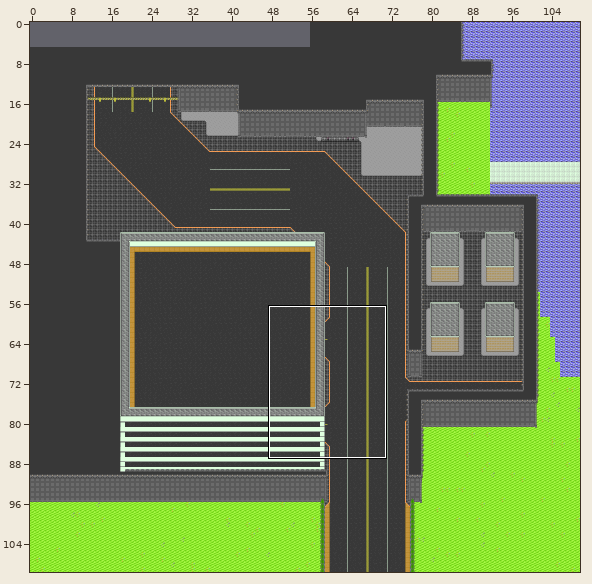
Tiled map -- Assets/Graphics/Maps/SpacePort/SpaceElevatorBase.tmx. The first picture is a wide view before the edit; the outline marks the close-up.
Close-up. Earlier state:
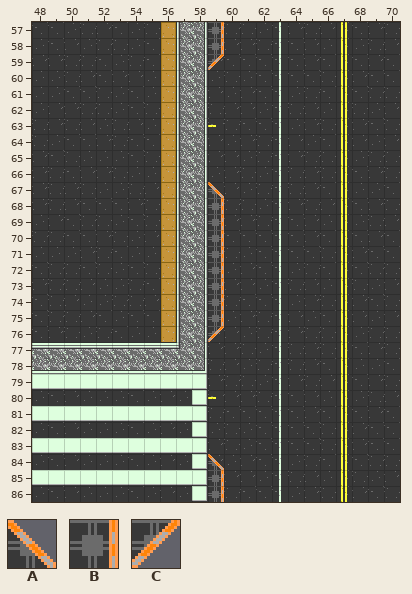
Cells are 16x16 px. Shown: x 48..70, y 57..86. The commit also changed other parts of the map, which this record leaves out.
Key: from "SpaceElevatorIndustrial": A 2, B 18, C 34.
_ is an empty cell.
Layers that did not change in this view are not listed.
Layer "Graphics/Ground/SpaceElevatorFloors" before, first column x 48:
57 ___________B___________
58 ___________B___________
59 ___________C___________
60 _______________________
61 _______________________
62 _______________________
63 _______________________
64 _______________________
65 _______________________
66 _______________________
67 ___________A___________
68 ___________B___________
69 ___________B___________
70 ___________B___________
71 ___________B___________
72 ___________B___________
73 ___________B___________
74 ___________B___________
75 ___________B___________
76 ___________C___________
77 _______________________
78 _______________________
79 _______________________
80 _______________________
81 _______________________
82 _______________________
83 _______________________
84 ___________A___________
85 ___________B___________
86 ___________B___________
Now the later version:
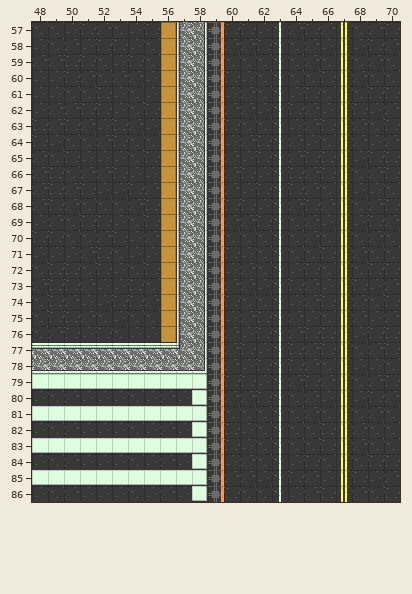
Difference:
Layer "Graphics/Ground/SpaceElevatorFloors":
Tile A gives way to tile B in row 67 at x 59; in row 84 at x 59.
Tile C gives way to tile B in row 59 at x 59; in row 76 at x 59.
The edit adds tile B in rows 60 to 66 at x 59; in rows 77 to 83 at x 59.
Changed places in both close-ups, as pixel boxes (x1, y1, x2, y2):
changed: (208, 55, 224, 197)
changed: (208, 327, 224, 469)
